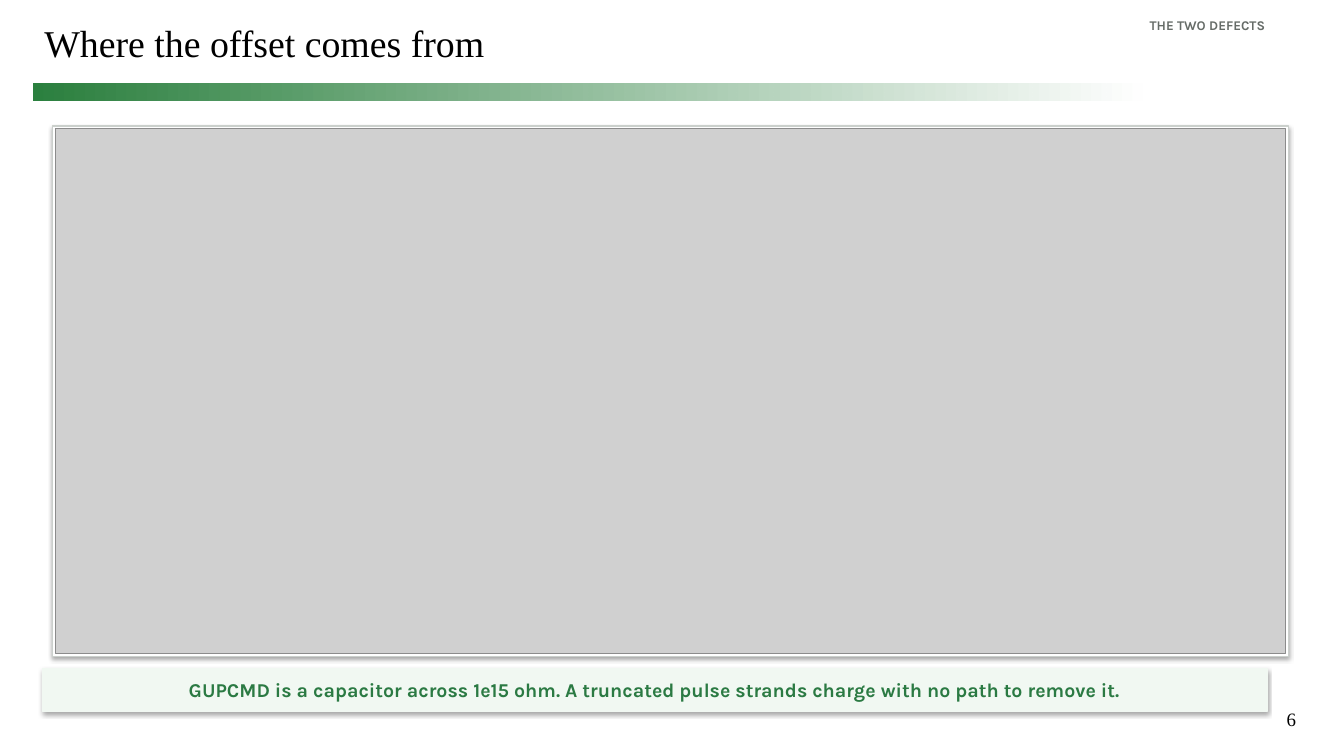
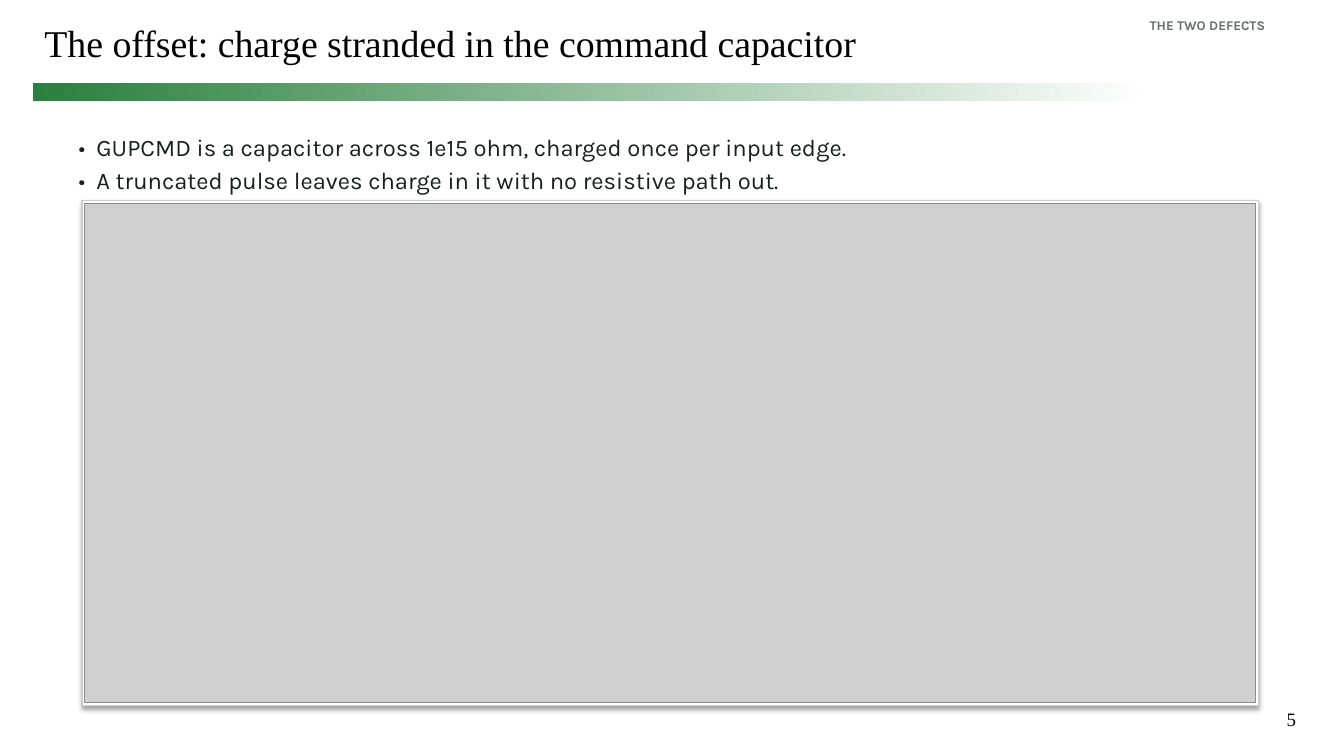
Before and after one commit to simon9721/ibis_comparison, a slide deck: slide 5 of results/meeting_deck_2026-09-04/ibis_pybis_status_2026-09-04.pptx (slide 6 before the commit). Drawn at 1344x756 pixels with LibreOffice and Linux fonts; fonts in the diff are those of the drawing; grey boxes stand for pictures. Boxes give left, top, right and bottom in pixels: in the first picture for what was removed or moved away, otherwise in the second. Text is boxed around its words. In the diff, an @@ line names an element or a change of style, - is before the commit and + after.

```diff
--- a/results/meeting_deck_2026-09-04/ibis_pybis_status_2026-09-04.pptx
+++ b/results/meeting_deck_2026-09-04/ibis_pybis_status_2026-09-04.pptx
@@ title at (44,30,856,64): text changed @@
-Where the offset comes from
+The offset: charge stranded in the command capacitor
@@ text added at (96,139,846,195), 17 pt, text #191F1C @@
+• GUPCMD is a capacitor across 1e15 ohm, charged once per input edge.
+• A truncated pulse leaves charge in it with no resistive path out.
@@ rectangle: place and size @@
-rectangle at (52,126,1289,656)
+rectangle at (82,201,1258,706)
@@ picture: place and size @@
-picture at (55,129,1286,653)
+picture at (85,204,1255,703)
@@ rectangle removed at (42,668,1267,712) @@
-GUPCMD is a capacitor across 1e15 ohm. A truncated pulse strands charge with no path to remove it.
@@ page number at (1287,713,1296,727): text changed @@
-6
+5
```
Also in this commit, not shown: 7 other slides changed, 6 slides added, 9 slides removed, 14 other files.
